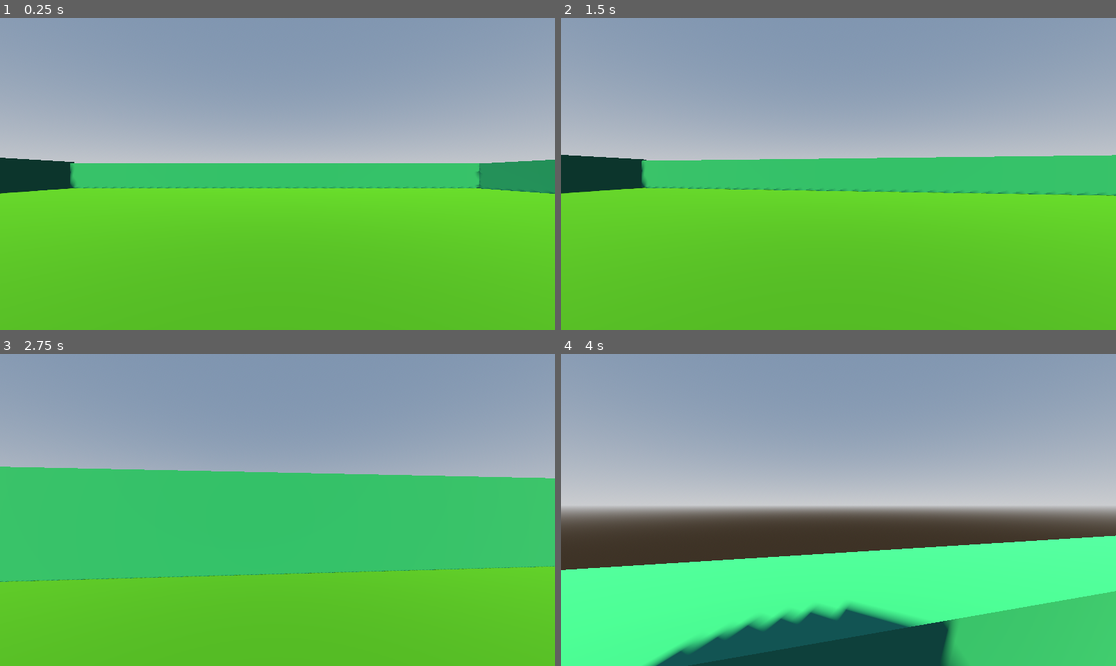
Above: before the commit, frames 1-4 (two rows, left to right).
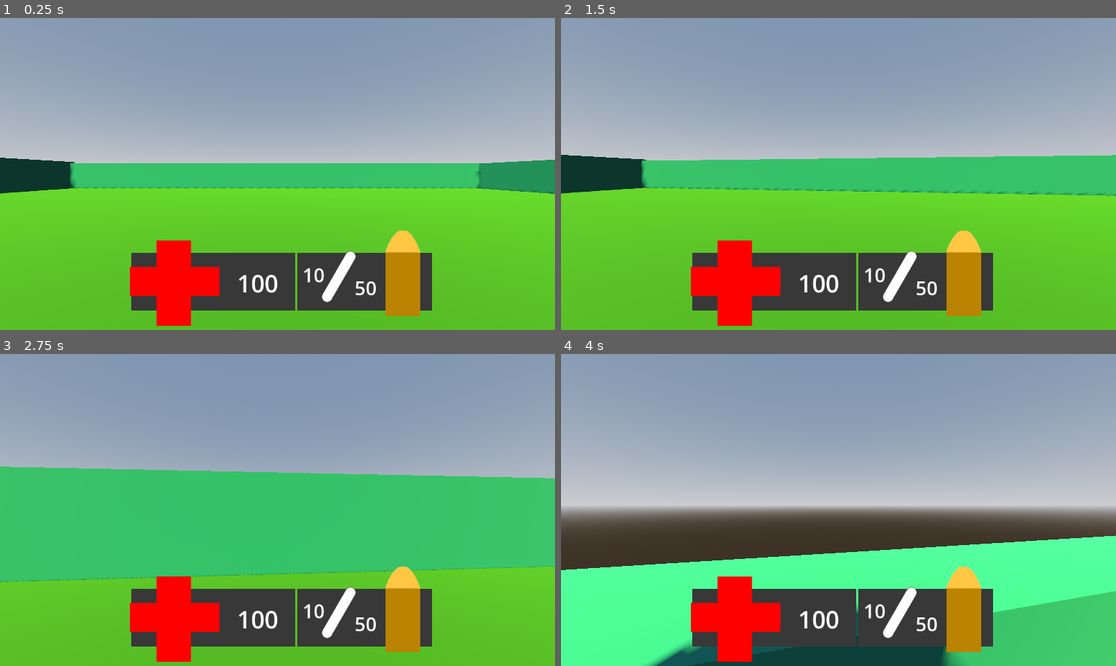
Above: after the commit, the same moments.

Repository: MaidMitsune/MaidcoreWarfare
Game: Godot game, scene res://world.tscn
Two runs of this game, one before a commit and one after it. Both use one fixed random seed, a clock stepped at 60 frames per second and the inputs below.
Inputs (mouse positions are in pixels of both pictures, inside the frame that each line leads up to):
- Up to frame 1 (0.25 s): no input
- Up to frame 2 (1.5 s): tap Enter at 0.5 s; move the mouse to (866, 174) at 0.52 s; hold Ctrl (crouch) 0.53-1.28 s; hold W (up) from 0.53 s (still down); tap Space (jump) at 0.77 s; move the mouse to (810, 174) at 1.27 s; click (810, 174) at 1.35 s
- Up to frame 3 (2.75 s): keep holding W (up); tap Space (jump) at 1.52 s; move the mouse to (288, 503) at 2.02 s; hold Shift (sprint) from 2.03 s (still down)
- Up to frame 4 (4 s): keep holding W (up); move the mouse to (832, 516) at 2.77 s; release Shift (sprint) at 2.78 s; tap Ctrl (crouch) at 2.85 s; tap Space (jump) at 3.02, 3.77 s; move the mouse to (877, 513) at 3.52 s; press the mouse at (877, 513) at 3.53 s

The runs differ from the first frame. In frame 1, 11% of the frame differs, in the area x 23-78%, y 68-99%; in frame 2, 11%; in frame 3, 11%; in frame 4, 11%.

Commit message:
Added a visible ui
Its very crude and non-functional just yet, but at least its there.

Diff:
--- /dev/null
+++ b/ammo_counter.tscn
@@ -0,0 +1,67 @@
+[gd_scene format=3 uid="uid://c5btq0phlcxuf"]
+
+[ext_resource type="Texture2D" uid="uid://cb74c735xf7fq" path="res://Pics/blank.png" id="1_jjmtm"]
+[ext_resource type="Texture2D" uid="uid://bgqjsbxmkm80n" path="res://Pics/ammo.png" id="2_0phiv"]
+[ext_resource type="Texture2D" uid="uid://bf63y3y4nr14x" path="res://Pics/thing.png" id="3_d1nl3"]
+
+[sub_resource type="Theme" id="Theme_u5tv1"]
+
+[node name="Ammo_counter" type="NinePatchRect" unique_id=695974483]
+custom_minimum_size = Vector2(280, 100)
+anchors_preset = -1
+anchor_left = 0.97400004
+anchor_top = 0.813
+anchor_right = 0.97400004
+anchor_bottom = 0.813
+offset_left = -286.0481
+offset_top = -12.824036
+offset_right = -0.048095703
+offset_bottom = 91.175964
+texture = ExtResource("1_jjmtm")
+
+[node name="Bullet Icon" type="TextureRect" parent="." unique_id=752100074]
+layout_mode = 1
+anchors_preset = -1
+anchor_left = 0.929
+anchor_top = 0.17600001
+anchor_right = 0.929
+anchor_bottom = 0.17600001
+offset_left = -76.78905
+offset_top = -68.352
+offset_right = -3.7890625
+offset_bottom = 110.647995
+texture = ExtResource("2_0phiv")
+
+[node name="Mag" type="Label" parent="." unique_id=911925102]
+layout_mode = 1
+anchors_preset = -1
+anchor_bottom = 0.11100001
+offset_left = 11.0
+offset_top = 18.0
+offset_right = 57.0
+offset_bottom = 61.456
+theme = SubResource("Theme_u5tv1")
+theme_override_font_sizes/font_size = 40
+text = "10"
+
+[node name="TextureRect" type="TextureRect" parent="." unique_id=174327471]
+layout_mode = 0
+offset_left = 50.0
+offset_top = -4.0
+offset_right = 121.0
+offset_bottom = 102.0
+texture = ExtResource("3_d1nl3")
+
+[node name="Reserve" type="Label" parent="." unique_id=1800779066]
+layout_mode = 1
+anchors_preset = -1
+anchor_left = 0.559
+anchor_top = 0.66300005
+anchor_right = 0.559
+anchor_bottom = 0.66300005
+offset_left = -37.87401
+offset_top = -34.952003
+offset_right = 8.125992
+offset_bottom = 20.047997
+theme_override_font_sizes/font_size = 40
+text = "50"
--- /dev/null
+++ b/hp_counter.tscn
@@ -0,0 +1,40 @@
+[gd_scene format=3 uid="uid://qyynjhrvyayy"]
+
+[ext_resource type="Texture2D" uid="uid://cb74c735xf7fq" path="res://Pics/blank.png" id="1_usygm"]
+[ext_resource type="Texture2D" uid="uid://bebbsi1xinw6d" path="res://Pics/Health.png" id="2_5p0e8"]
+
+[sub_resource type="Theme" id="Theme_5p0e8"]
+
+[node name="HP_counter" type="NinePatchRect" unique_id=987930985]
+custom_minimum_size = Vector2(340, 120)
+anchors_preset = -1
+anchor_left = 0.029000001
+anchor_top = 0.75900006
+anchor_right = 0.029000001
+anchor_bottom = 0.75900006
+offset_left = -24.408
+offset_top = 2.1679688
+offset_right = 321.592
+offset_bottom = 132.16797
+texture = ExtResource("1_usygm")
+
+[node name="TextureRect" type="TextureRect" parent="." unique_id=2077023176]
+layout_mode = 0
+offset_left = -4.0
+offset_top = -26.0
+offset_right = 182.0
+offset_bottom = 151.0
+texture = ExtResource("2_5p0e8")
+
+[node name="Label" type="Label" parent="." unique_id=2014921893]
+layout_mode = 0
+offset_left = 205.0
+offset_top = 18.0
+offset_right = 319.0
+offset_bottom = 107.0
+theme = SubResource("Theme_5p0e8")
+theme_type_variation = &"HeaderLarge"
+theme_override_font_sizes/font_size = 50
+text = "100"
+horizontal_alignment = 1
+vertical_alignment = 1
--- /dev/null
+++ b/interface.tscn
@@ -0,0 +1,28 @@
+[gd_scene format=3 uid="uid://k05a5y8t47oy"]
+
+[ext_resource type="PackedScene" uid="uid://c5btq0phlcxuf" path="res://ammo_counter.tscn" id="1_kyn48"]
+[ext_resource type="PackedScene" uid="uid://qyynjhrvyayy" path="res://hp_counter.tscn" id="2_oi7g3"]
+
+[node name="Interface" type="Control" unique_id=2079976860]
+layout_mode = 3
+anchors_preset = 15
+anchor_right = 1.0
+anchor_bottom = 1.0
+grow_horizontal = 2
+grow_vertical = 2
+metadata/_edit_use_anchors_ = true
+
+[node name="HBoxContainer" type="HBoxContainer" parent="." unique_id=640671975]
+layout_mode = 1
+anchors_preset = 15
+anchor_right = 1.0
+anchor_bottom = 1.0
+offset_bottom = -528.0
+grow_horizontal = 2
+grow_vertical = 2
+
+[node name="HP_counter" parent="HBoxContainer" unique_id=987930985 instance=ExtResource("2_oi7g3")]
+layout_mode = 2
+
+[node name="Ammo_counter" parent="HBoxContainer" unique_id=695974483 instance=ExtResource("1_kyn48")]
+layout_mode = 2
--- a/world.tscn
+++ b/world.tscn
@@ -1,6 +1,7 @@
 [gd_scene format=3 uid="uid://bxhuuu7a3e535"]
 
 [ext_resource type="PackedScene" uid="uid://cj16g42oa1xki" path="res://Player.tscn" id="1_fj7yv"]
+[ext_resource type="PackedScene" uid="uid://k05a5y8t47oy" path="res://interface.tscn" id="1_tlwt5"]
 
 [sub_resource type="ProceduralSkyMaterial" id="ProceduralSkyMaterial_fj7yv"]
 sky_horizon_color = Color(0.66224277, 0.6717428, 0.6867428, 1)
@@ -31,6 +32,18 @@
 subsurf_scatter_texture = SubResource("ImageTexture_tlwt5")
 
 [node name="World" type="Node3D" unique_id=1956992291]
+
+[node name="Interface" parent="." unique_id=2079976860 instance=ExtResource("1_tlwt5")]
+anchors_preset = -1
+anchor_left = 0.49300003
+anchor_top = 0.76417285
+anchor_right = 0.49300003
+anchor_bottom = 0.76417285
+offset_left = -102.936035
+offset_top = 5.815979
+offset_right = 137.06396
+offset_bottom = 627.816
+grow_horizontal = 1
 
 [node name="WorldEnvironment" type="WorldEnvironment" parent="." unique_id=1056315638]
 environment = SubResource("Environment_aqk2v")
Binary file added: Pics/Health.png
Not shown, added: Pics/Health.png.import
Binary file added: Pics/ammo.png
Not shown, added: Pics/ammo.png.import
Binary file added: Pics/blank.png
Not shown, added: Pics/blank.png.import
Binary file added: Pics/thing.png
Not shown, added: Pics/thing.png.import
